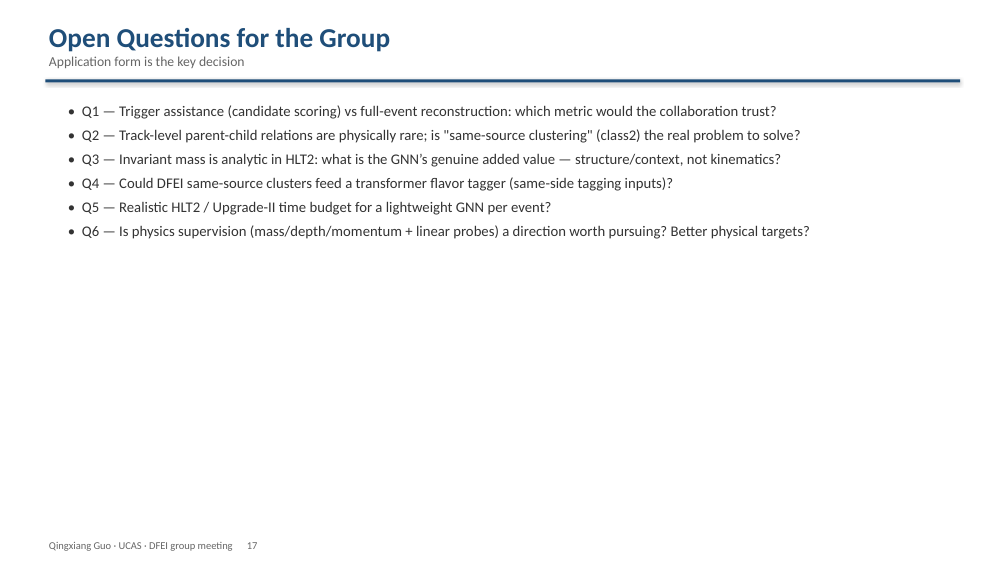
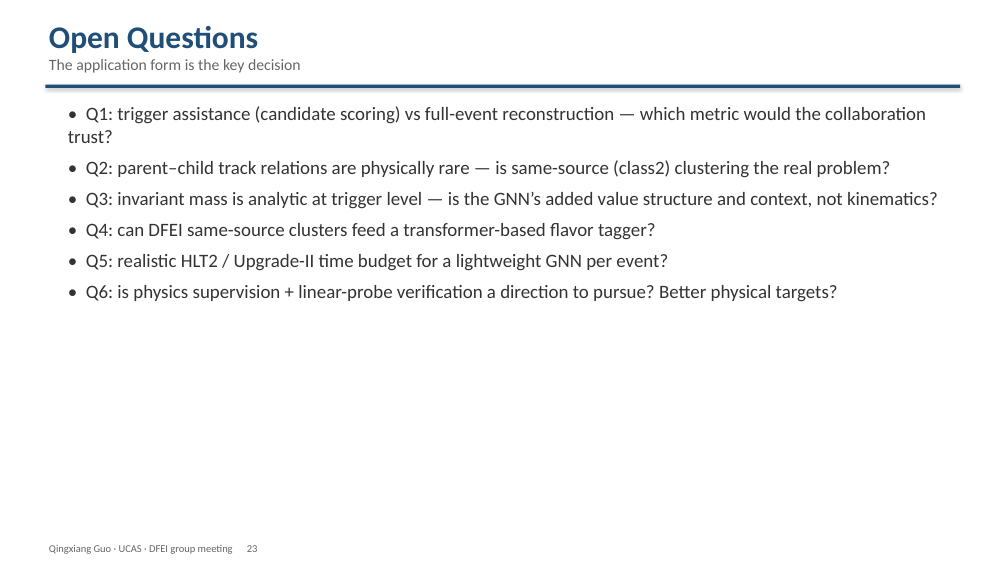
Before and after one commit to Aniedrew/dfei_ift, a slide deck: slide 23 of meeting_figs/DFEI_progress_20260902_EN.pptx (slide 17 before the commit). Drawn at 1008x567 pixels with LibreOffice and Linux fonts; fonts in the diff are those of the drawing. Boxes give left, top, right and bottom in pixels: in the first picture for what was removed or moved away, otherwise in the second. Text is boxed around its words. In the diff, an @@ line names an element or a change of style, - is before the commit and + after.

Commit message:
docs: formalize group-meeting deck v2 (25 slides, figures, >=20pt) + speech script

```diff
--- a/meeting_figs/DFEI_progress_20260902_EN.pptx
+++ b/meeting_figs/DFEI_progress_20260902_EN.pptx
@@ text at (x1=49, y1=26, x2=301, y2=73): text changed; size 13 to 15 pt @@
-Open Questions for the Group
-Application form is the key decision
+Open Questions
+The application form is the key decision
@@ rectangle moved from (x1=45, y1=79, x2=960, y2=82) to (x1=45, y1=85, x2=960, y2=88) @@
@@ text at (x1=68, y1=106, x2=938, y2=302): text changed; size 14 to 18 pt @@
-• Q1 — Trigger assistance (candidate scoring) vs full-event reconstruction: which metric would the collaboration trust?
-• Q2 — Track-level parent-child relations are physically rare; is "same-source clustering" (class2) the real problem to solve?
-• Q3 — Invariant mass is analytic in HLT2: what is the GNN’s genuine added value — structure/context, not kinematics?
-• Q4 — Could DFEI same-source clusters feed a transformer flavor tagger (same-side tagging inputs)?
-• Q5 — Realistic HLT2 / Upgrade-II time budget for a lightweight GNN per event?
-• Q6 — Is physics supervision (mass/depth/momentum + linear probes) a direction worth pursuing? Better physical targets?
+• Q1: trigger assistance (candidate scoring) vs full-event reconstruction — which metric would the collaboration trust?
+• Q2: parent–child track relations are physically rare — is same-source (class2) clustering the real problem?
+• Q3: invariant mass is analytic at trigger level — is the GNN’s added value structure and context, not kinematics?
+• Q4: can DFEI same-source clusters feed a transformer-based flavor tagger?
+• Q5: realistic HLT2 / Upgrade-II time budget for a lightweight GNN per event?
+• Q6: is physics supervision + linear-probe verification a direction to pursue? Better physical targets?
@@ text at (x1=49, y1=545, x2=258, y2=554): text changed @@
-Qingxiang Guo · UCAS · DFEI group meeting 17
+Qingxiang Guo · UCAS · DFEI group meeting 23
```
Also in this commit, not shown: 14 other slides changed, 10 slides added, 4 slides removed, 2 other files.
